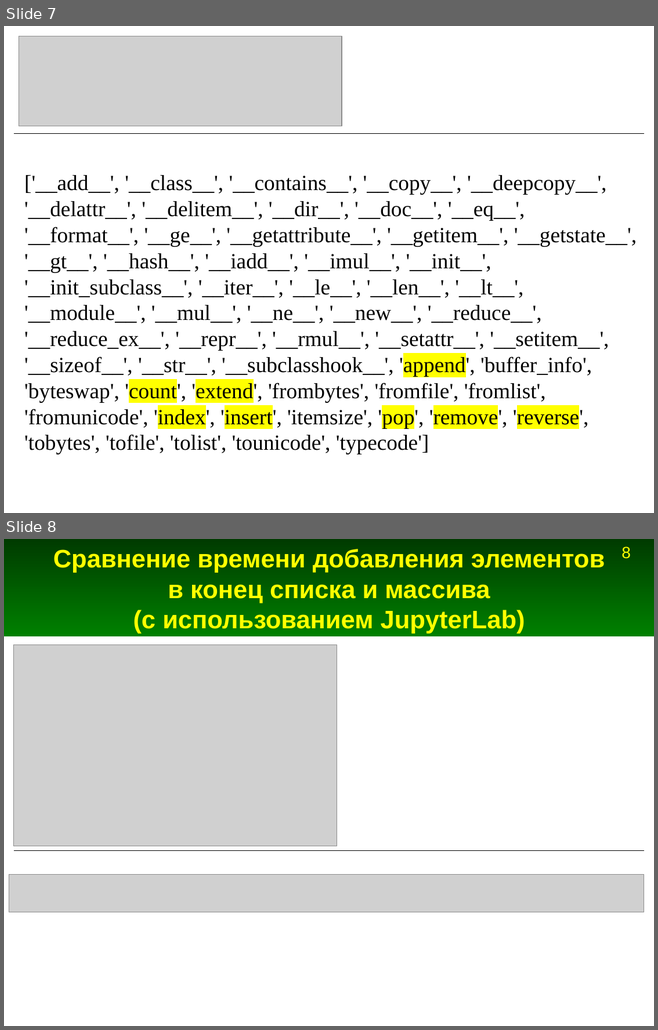
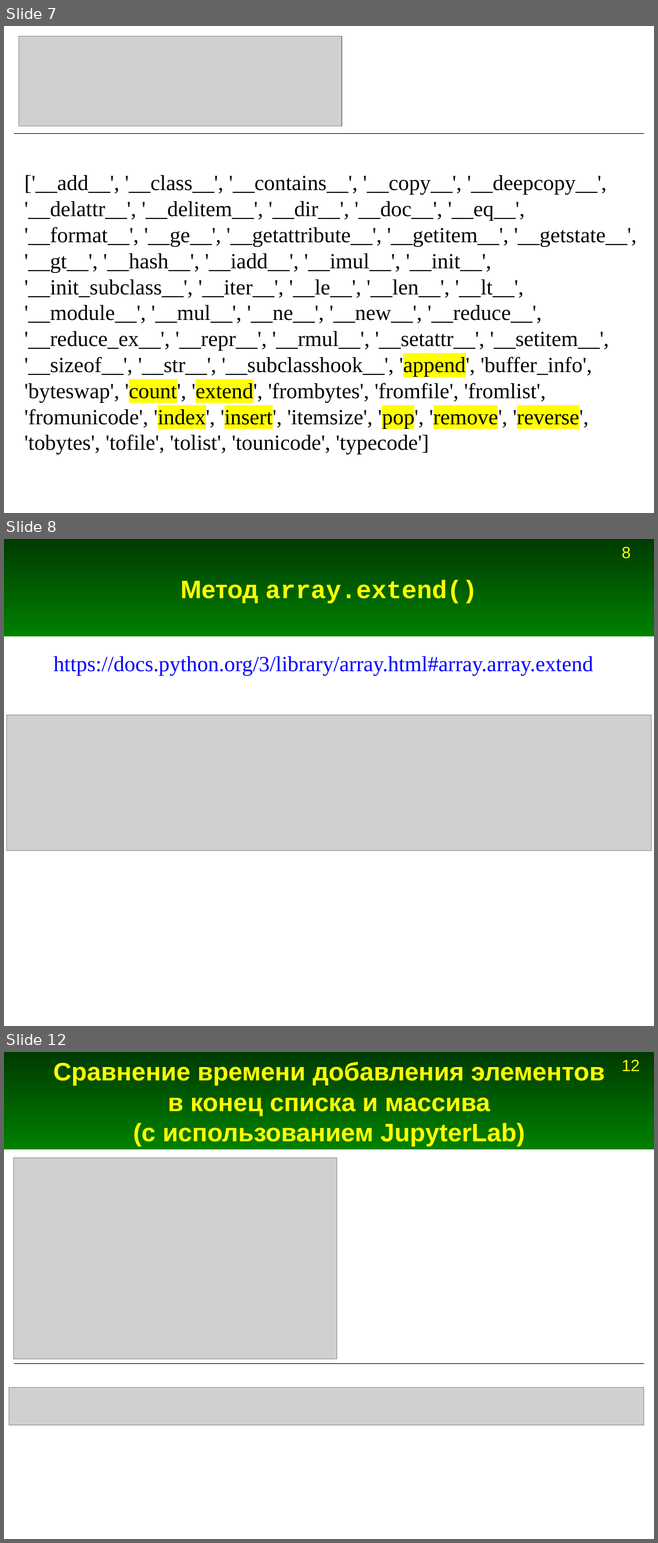
Before and after one commit to Jenyay/modelling, a slide deck: python language/presentations/06. Basic data structures. Arrays.odp. Shown one above the other, each under a label of ours: slides 7 and 8 before the commit, slides 7, 8 and 12 after it; the slides between them are not shown. The pictures are 658x1030 and 658x1543 pixels, drawn with LibreOffice and Linux fonts; fonts in the diff are those of the drawing; grey boxes stand for pictures. Boxes give left, top, right and bottom in pixels: in the first picture for what was removed or moved away, otherwise in the second. Text is boxed around its words. In the diff, an @@ line names an element or a change of style, - is before the commit and + after.

Commit message:
Дополнения в презентациях про Python

```diff
--- a/python language/presentations/06. Basic data structures. Arrays.odp
+++ b/python language/presentations/06. Basic data structures. Arrays.odp
@@ slide 8 added at (4,539,654,1026), background #FFFFFF; not listed: 2 template elements that a slide beside it also shows @@
@@ title added at (180,580,477,603), 28 pt, text #FFFF00, bold @@
+Метод array.extend()
@@ text added at (53,656,593,675), 24 pt, text #0000FF @@
+https://docs.python.org/3/library/array.html#array.array.extend
@@ picture added at (6,715,651,852) @@
@@ what was slide 8 is now slide 12 @@
@@ page number at (621,1060,639,1071): text changed @@
-8
+12
```
Also in this commit, not shown: 3 other slides added, 2 other files.
